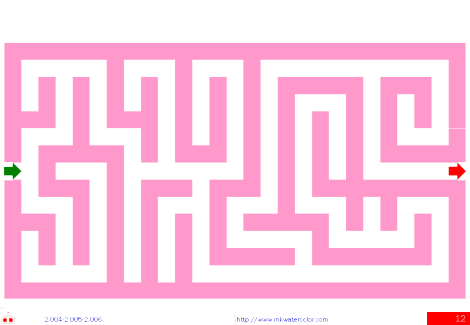
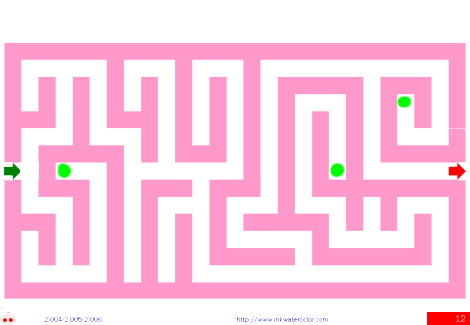
Two versions of the same layered image (470x325). Layer-by-layer changes:
painted on "Capa 0" over [20, 95, 412, 180]
